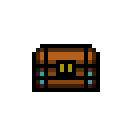
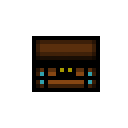
Layer changes from the first 128 × 128 image to the second:
painted on "Rectangle 1" over [32, 36, 100, 68]
